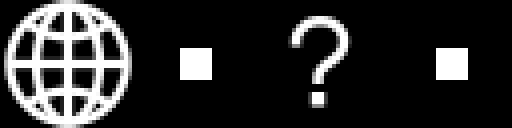
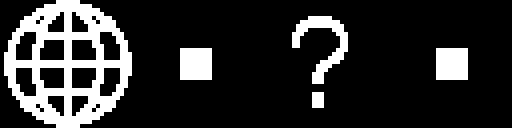
Layer changes from the first 512 x 128 image to the second:
painted on "globe-outline.svg" over 4, 0, 132, 128
painted on "help-sharp.svg" over 288, 16, 352, 108
